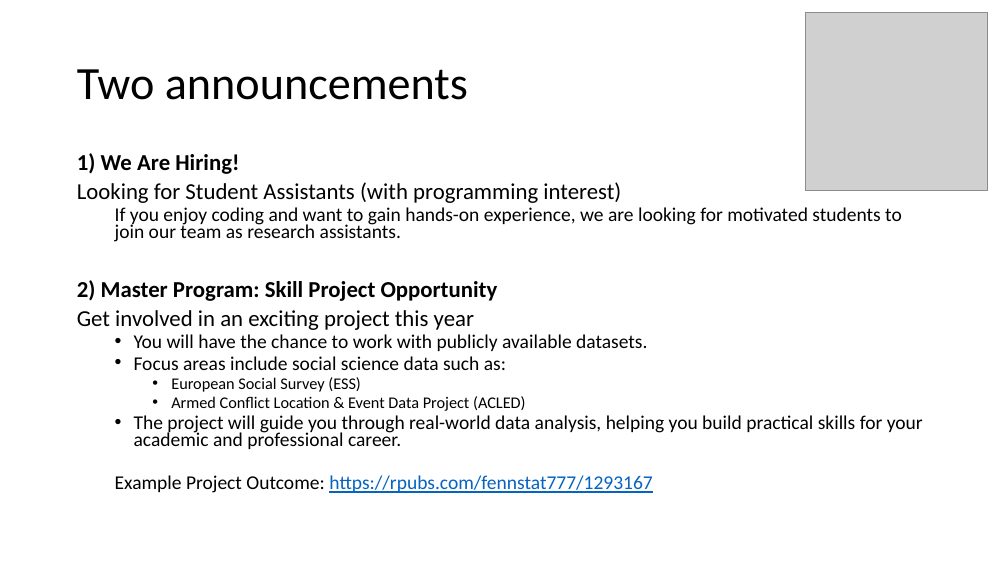
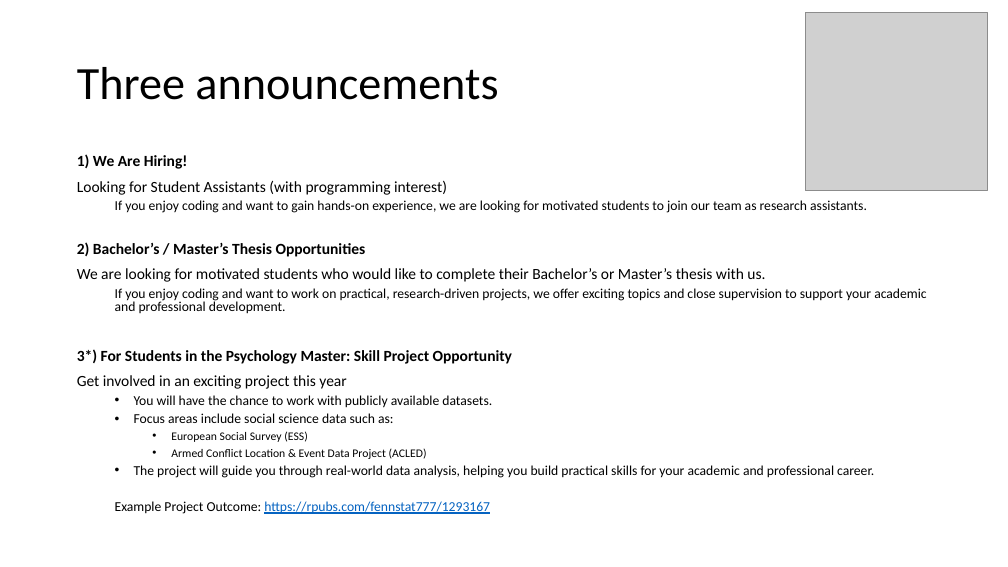
Before and after one commit to FennStatistics/introductory-workshop-in-R, a slide deck: slide 7 of welcome slides.pptx. Drawn at 1008x567 pixels with LibreOffice and Linux fonts; fonts in the diff are those of the drawing; grey boxes stand for pictures. Boxes give left, top, right and bottom in pixels: in the first picture for what was removed or moved away, otherwise in the second. Text is boxed around its words. In the diff, an @@ line names an element or a change of style, - is before the commit and + after.

```diff
--- a/welcome slides.pptx
+++ b/welcome slides.pptx
@@ title at box(77, 67, 498, 100): text changed @@
-Two announcements
+Three announcements
@@ text at box(77, 154, 874, 514): size 21.7 to 14.8 pt in "1) We Are Hiring!", "Looking for Student Assistants (with programming interest)", "Get involved in an exciting project this ..."; size 18.6 to 12.9 pt in "If you enjoy coding and want to ...", "You will have the chance to work ...", "Focus areas include social science data such ...", "The project will guide you through real-world ..." and 1 more places; size 15.5 to 11.1 pt in "European Social Survey (ESS)", "Armed Conflict Location & Event Data Project ..."; line spacing 0.7 to 0.8 @@
@@ text at box(77, 242, 926, 364): text changed; size 21.7 to 14.8 pt; bold off @@
-2) Master Program: Skill Project Opportunity
+2) Bachelor’s / Master’s Thesis Opportunities
+We are looking for motivated students who would like to complete their Bachelor’s or Master’s thesis with us.
+  If you enjoy coding and want to work on practical, research-driven projects, we offer exciting topics and close supervision to support your academic and professional development.
+3*) For Students in the Psychology Master: Skill Project Opportunity
```
Also in this commit, not shown: 7 other files.
